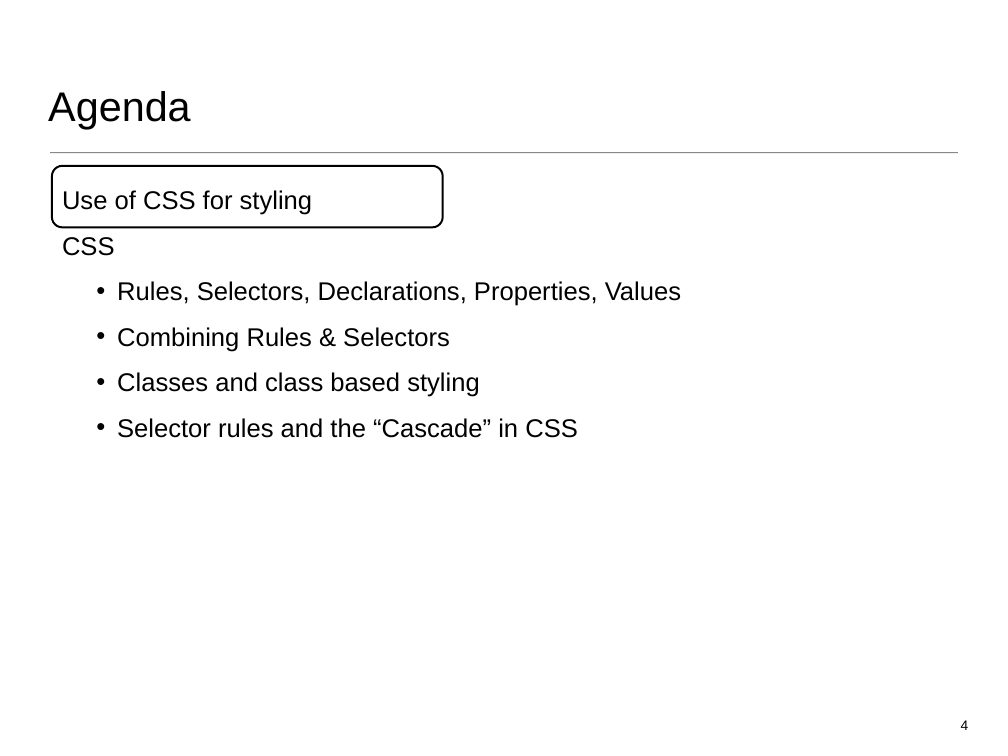
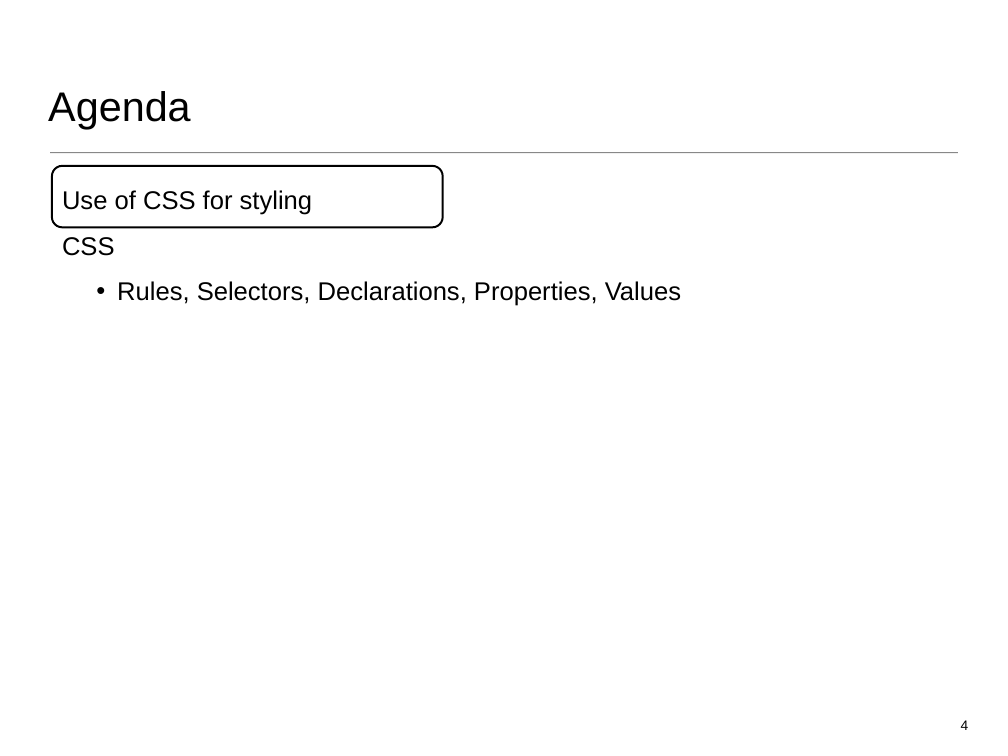
Before and after one commit to wit-web-dev-2015/web-dev-1, a slide deck: slide 4 of topic02/talk-2/css-1.ppt. Drawn at 1008x756 pixels with LibreOffice and Linux fonts; fonts in the diff are those of the drawing. Boxes give left, top, right and bottom in pixels: in the first picture for what was removed or moved away, otherwise in the second. Text is boxed around its words. In the diff, an @@ line names an element or a change of style, - is before the commit and + after.

```diff
--- a/topic02/talk-2/css-1.ppt
+++ b/topic02/talk-2/css-1.ppt
@@ text at [117, 327, 578, 438]: paragraphs removed @@
-  • Combining Rules & Selectors
-  • Classes and class based styling
-  • Selector rules and the “Cascade” in CSS
```
Also in this commit, not shown: 2 other slides changed, 3 slides added, 21 slides removed, 11 other files.
